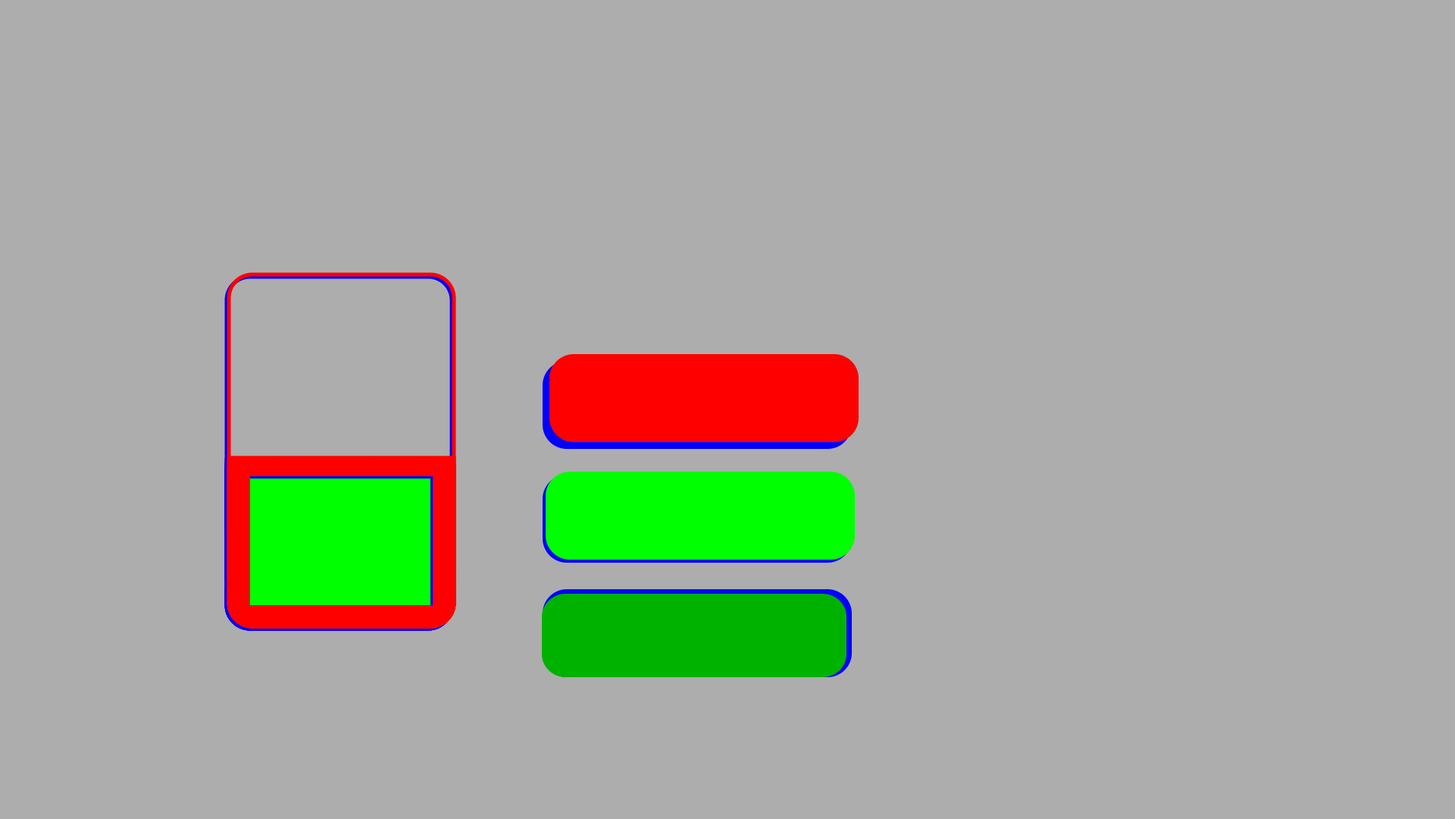
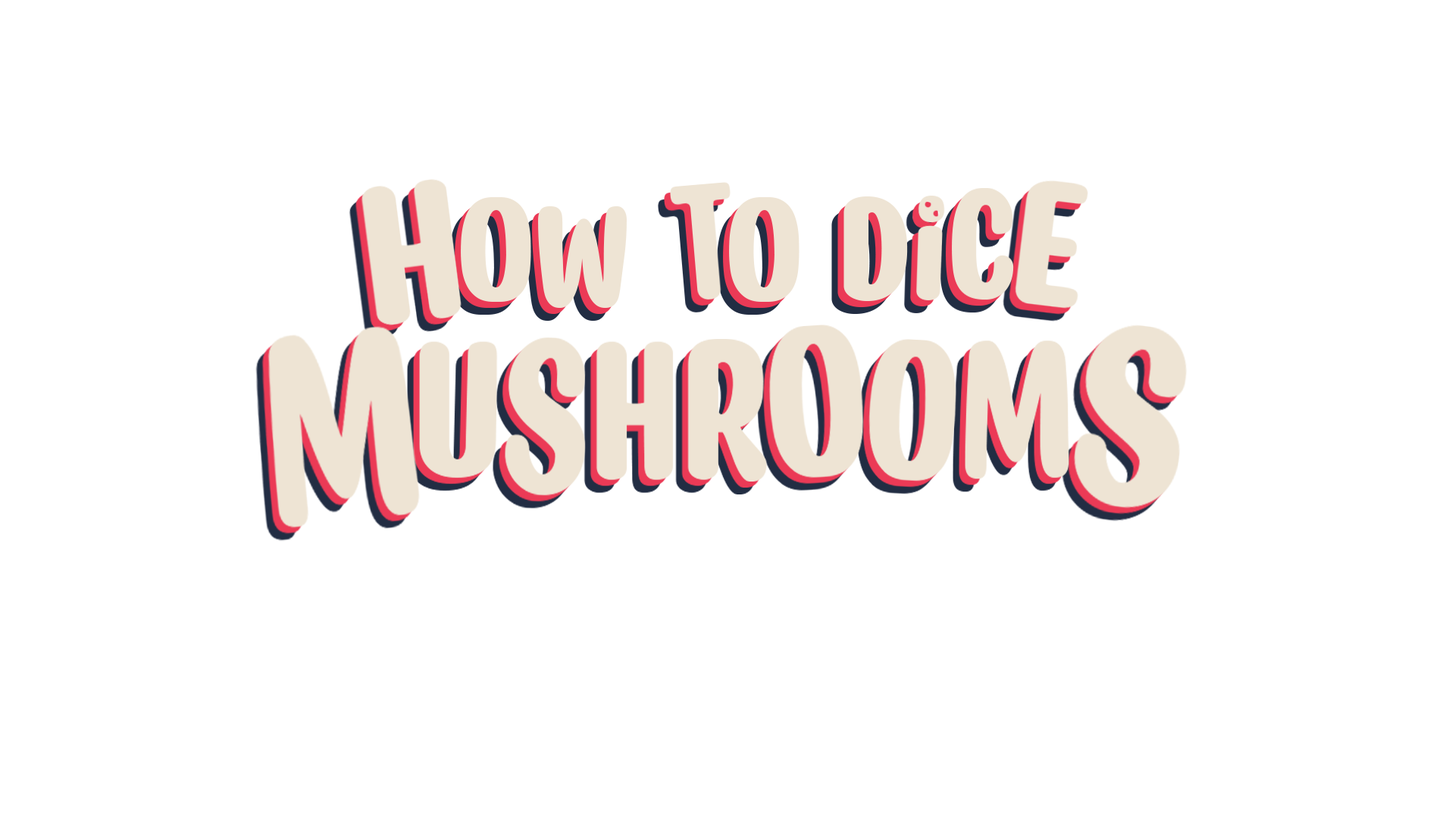
Before/after of a 1455 × 819 layered artwork. What changed in the layer stack:
added group "Groupe 2" with 16 layers above "HEAL" over [255, 178, 1189, 542]
added group "MUSHROOMS" with 3 layers in group "Groupe 2" over [255, 323, 1189, 542]
added layer "how to dice mushrooms copie" (1st of 2, in "Groupe 2" › "MUSHROOMS") in group "MUSHROOMS" over [267, 323, 1189, 529]
added layer "how to dice mushrooms copie" (2nd of 2, in "Groupe 2" › "MUSHROOMS") in group "MUSHROOMS" over [261, 329, 1183, 535]
added layer "how to dice mushrooms" in group "MUSHROOMS" over [255, 336, 1177, 542]
added group "HOW" with 3 layers in group "Groupe 2" over [348, 178, 627, 339]
added layer "Calque 21" in group "HOW" over [360, 178, 627, 326]
added layer "Calque 18" in group "HOW" over [354, 184, 621, 332]
added layer "Calque 15" in group "HOW" over [348, 191, 615, 339]
added group "DICE" with 3 layers in group "Groupe 2" over [831, 179, 1089, 322]
added layer "Calque 23" in group "DICE" over [843, 179, 1089, 309]
added layer "Calque 20" in group "DICE" over [837, 185, 1083, 315]
added layer "Calque 17" in group "DICE" over [831, 192, 1077, 322]
hid "Rectangle 1 copie 2" (2nd of 3, in "Save_bouton"), moved it into group "Save_bouton", painted on it over [549, 353, 859, 442]
hid "Rectangle 1 copie 2" (3rd of 3, in "Save_bouton"), moved it into group "Save_bouton", painted on it over [542, 360, 852, 449]
hid "Calque 12" (2nd of 2, in "Save_bouton"), moved it into group "Save_bouton" over [457, 538, 1221, 718]
hid "Rectangle 1 copie 3" (2nd of 2, in "Save_bouton"), moved it into group "Save_bouton", painted on it over [542, 588, 852, 677]
hid "Rectangle 1" (2nd of 2, in "Save_bouton"), moved it into group "Save_bouton", painted on it over [545, 471, 856, 560]
hid "CASE CHOIX", painted on it over [224, 272, 457, 631]
hid "Calque 3" over [0, 0, 1455, 819]
hid "Arrière-plan" over [0, 0, 1455, 819]
…and 6 more changes (4 added, 2 painted, 2 stack, 2 visibility)
